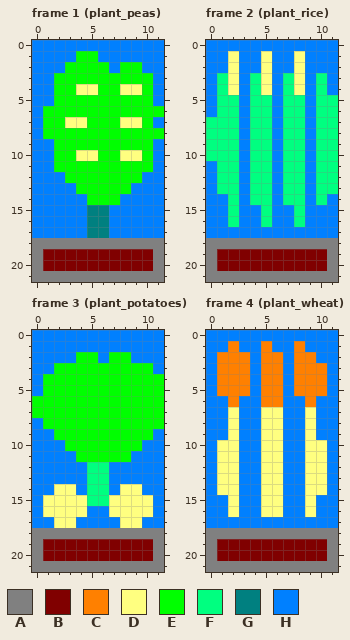
Edited in one commit: pixel-art file (assets/aseprite/planetbase_plants_cpc_mode0.aseprite). The picture above is the old version.
12x22 pixels, 12 frames. Shown: frame 1 (plant_peas), frame 2 (plant_rice), frame 3 (plant_potatoes), frame 4 (plant_wheat). The commit also changed other frames, which this record leaves out.
Palette (. is transparent): A #808080  B #800000  C #ff8000  D #ffff80  E #00ff00  F #00ff80  G #008080  H #0080ff
After:
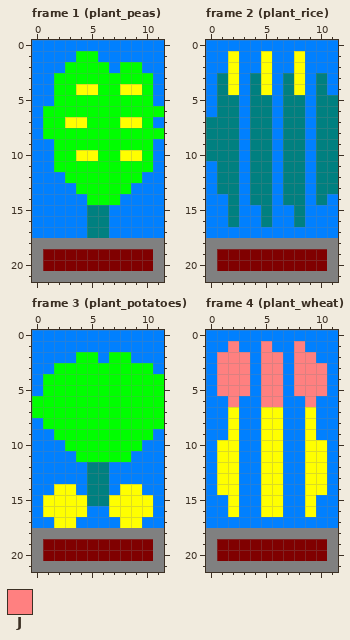
Colours new in this view: J #ff8080
From old to new:
@@ palette @@
-D #ffff80
+D #ffff00
--- frame 2 (plant_rice)
@@ x 0..11 @@
  2 HHDHHDHHDHHH
- 3 HFDHFDHFDHFH
- 4 HFDHFDHFDHFH
- 5 HFFHFFHFFHFF
- 6 HFFHFFHFFHFF
- 7 FFFHFFHFFHFF
- 8 FFFHFFHFFHFF
- 9 FFFHFFHFFHFF
-10 FFFHFFHFFHFF
-11 HFFHFFHFFHFF
-12 HFFHFFHFFHFF
-13 HFFHFFHFFHFF
-14 HHFHFFHFFHFH
-15 HHFHHFHHFHHH
-16 HHFHHFHHFHHH
+ 3 HGDHGDHGDHGH
+ 4 HGDHGDHGDHGH
+ 5 HGGHGGHGGHGG
+ 6 HGGHGGHGGHGG
+ 7 GGGHGGHGGHGG
+ 8 GGGHGGHGGHGG
+ 9 GGGHGGHGGHGG
+10 GGGHGGHGGHGG
+11 HGGHGGHGGHGG
+12 HGGHGGHGGHGG
+13 HGGHGGHGGHGG
+14 HHGHGGHGGHGH
+15 HHGHHGHHGHHH
+16 HHGHHGHHGHHH
 17 HHHHHHHHHHHH
--- frame 3 (plant_potatoes)
@@ x 3..8 @@
 11 HEEEEE
-12 HHFFHH
-13 HHFFHH
-14 DHFFHD
-15 DDFFDD
+12 HHGGHH
+13 HHGGHH
+14 DHGGHD
+15 DDGGDD
 16 DDHHDD
--- frame 4 (plant_wheat)
@@ x 0..11 @@
  0 HHHHHHHHHHHH
- 1 HHCHHCHHCHHH
- 2 HCCCHCCHCCHH
- 3 HCCCHCCHCCCH
- 4 HCCCHCCHCCCH
- 5 HCCCHCCHCCCH
- 6 HHCHHCCHHCHH
+ 1 HHJHHJHHJHHH
+ 2 HJJJHJJHJJHH
+ 3 HJJJHJJHJJJH
+ 4 HJJJHJJHJJJH
+ 5 HJJJHJJHJJJH
+ 6 HHJHHJJHHJHH
  7 HHDHHDDHHDHH
Pixel boxes of the changes (left, top, right, bottom) in both pictures:
changed: (65, 84, 142, 161)
changed: (206, 51, 338, 227)
changed: (43, 462, 153, 528)
changed: (217, 341, 327, 517)
